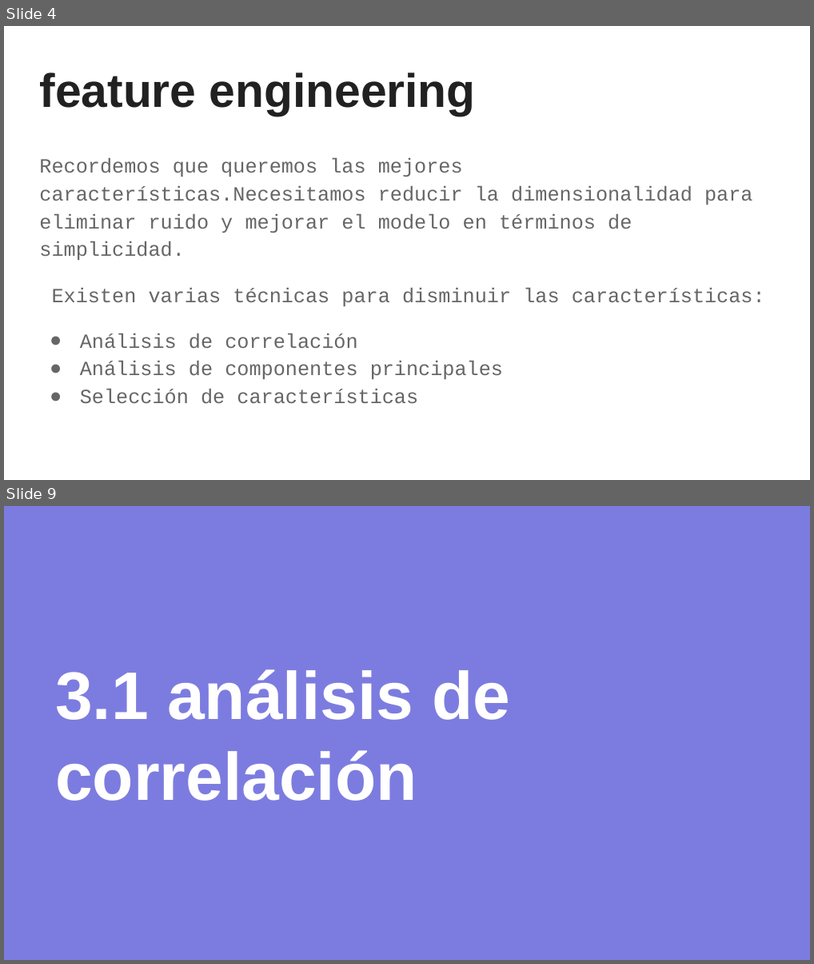
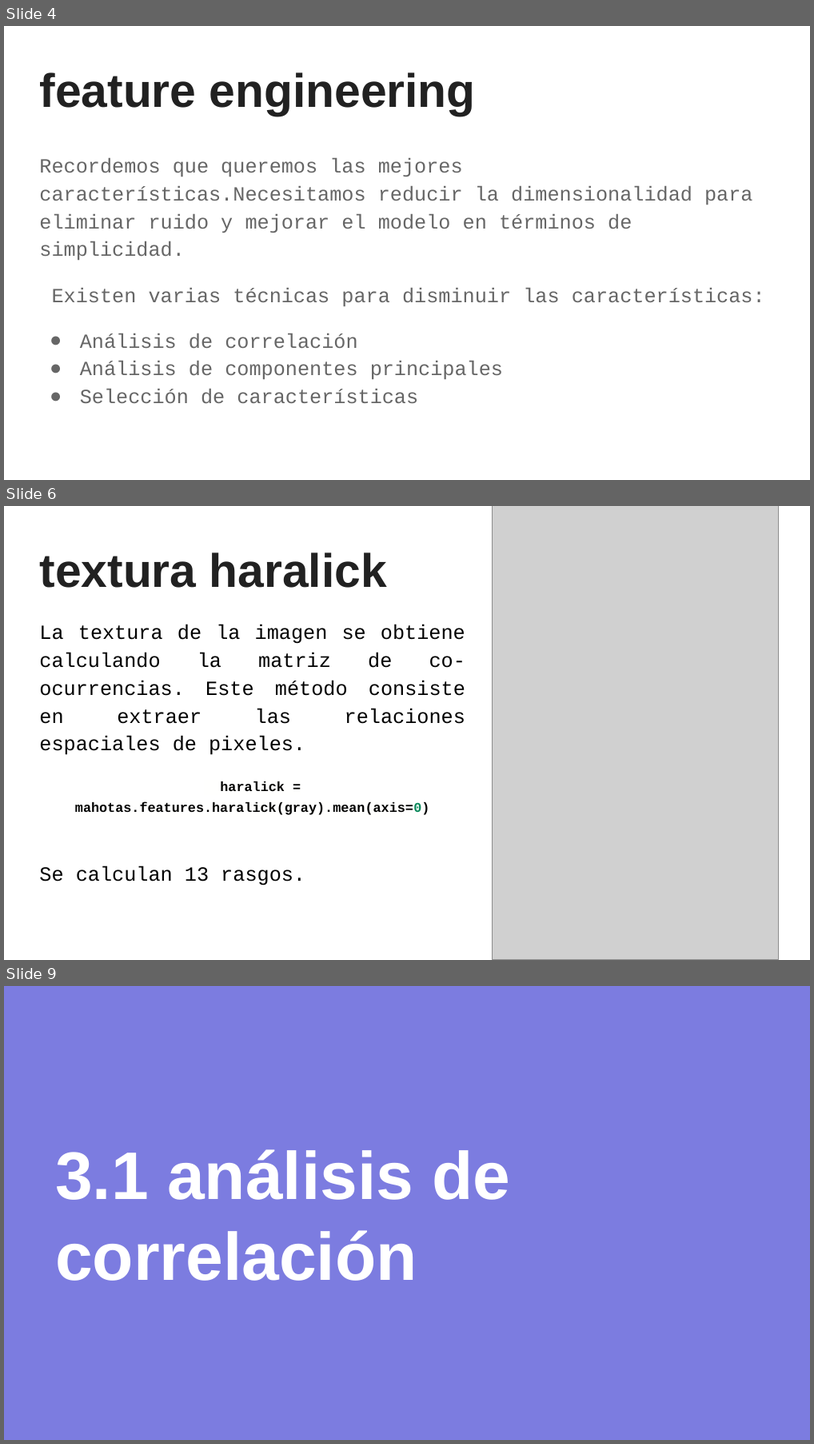
Before and after one commit to sainosmichelle/sainosmichelle.github.io, a slide deck: assets/files/Tema4/4. Selección de características.pptx. Shown one above the other, each under a label of ours: slides 4 and 9 before the commit, slides 4, 6 and 9 after it; the slides between them are not shown. The pictures are 814x964 and 814x1444 pixels, drawn with LibreOffice and Linux fonts; fonts in the diff are those of the drawing; grey boxes stand for pictures. Boxes give left, top, right and bottom in pixels: in the first picture for what was removed or moved away, otherwise in the second. Text is boxed around its words. In the diff, an @@ line names an element or a change of style, - is before the commit and + after.

```diff
--- a/assets/files/Tema4/4. Selección de características.pptx
+++ b/assets/files/Tema4/4. Selección de características.pptx
@@ slide 6 added at (4, 506, 810, 960), background #FFFFFF @@
@@ picture added at (493, 506, 778, 960) @@
@@ title added at (39, 552, 387, 588), 42 pt, text #212121, bold @@
+textura haralick
@@ text added at (39, 624, 466, 885), 18 pt, text #000000 @@
+La textura de la imagen se obtiene calculando la matriz de co-ocurrencias. Este método consiste en extraer las relaciones espaciales de pixeles.
+haralick = mahotas.features.haralick(gray).mean(axis=0)
+Se calculan 13 rasgos.
```
Also in this commit, not shown: 1 slide changed, 2 other slides added, 7 slides removed, 6 other files.
